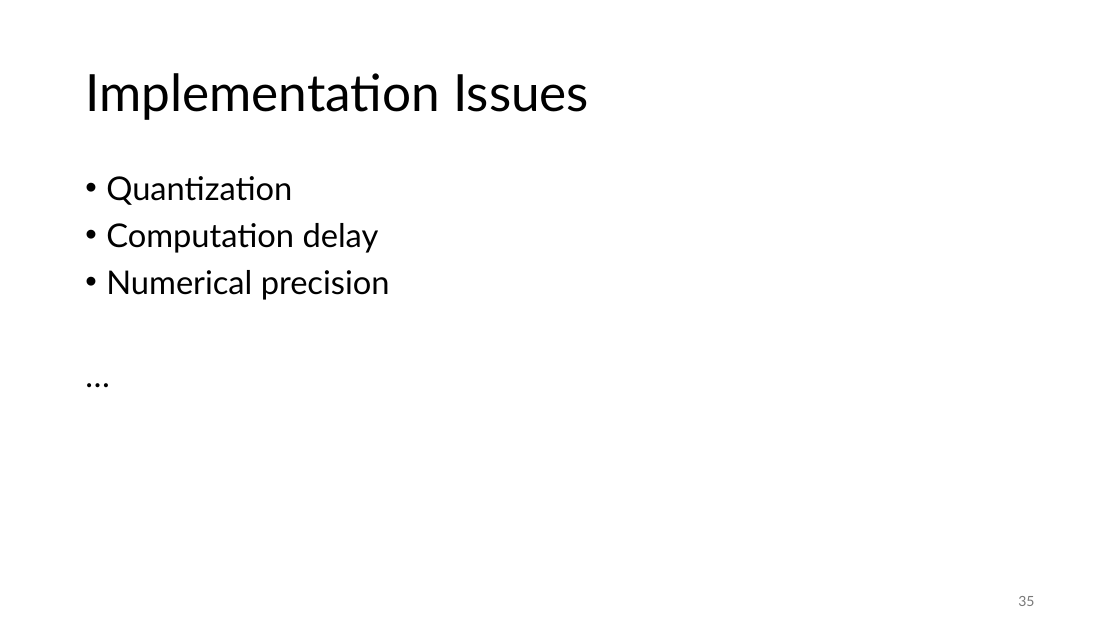
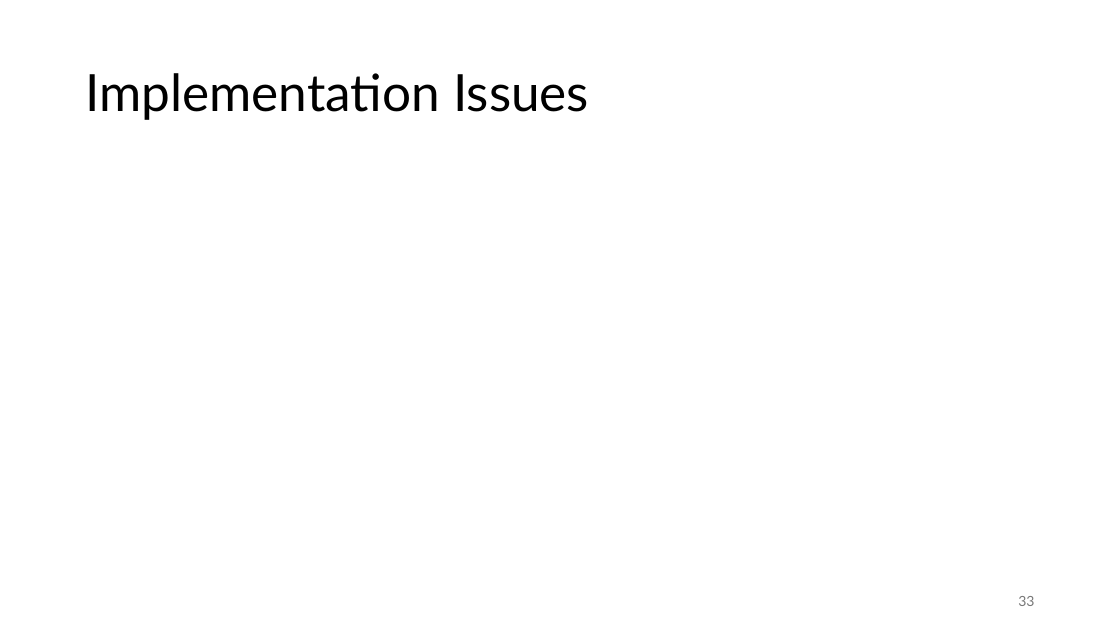
Before and after one commit to FelixWick/control_engineering, a slide deck: slide 33 of slides/6_discrete_controllers.pptx (slide 35 before the commit). Drawn at 1120x630 pixels with LibreOffice and Linux fonts; fonts in the diff are those of the drawing; grey boxes stand for pictures. Boxes give left, top, right and bottom in pixels: in the first picture for what was removed or moved away, otherwise in the second. Text is boxed around its words. In the diff, an @@ line names an element or a change of style, - is before the commit and + after.

```diff
--- a/slides/6_discrete_controllers.pptx
+++ b/slides/6_discrete_controllers.pptx
@@ text removed at (106,176,390,300) @@
-• Quantization
-• Computation delay
-• Numerical precision
-…
@@ page number at (1018,596,1034,606): text changed @@
-35
+33
```
Also in this commit, not shown: 8 other slides changed, 3 slides added, 3 slides removed, 2 other files.
